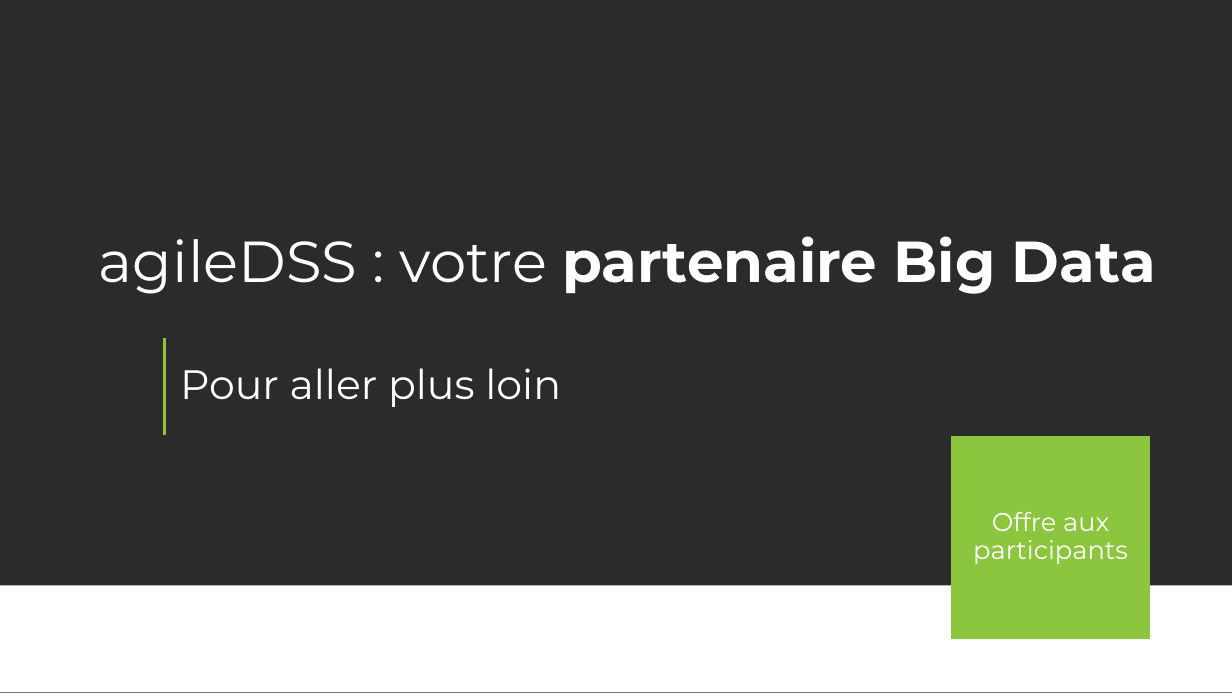
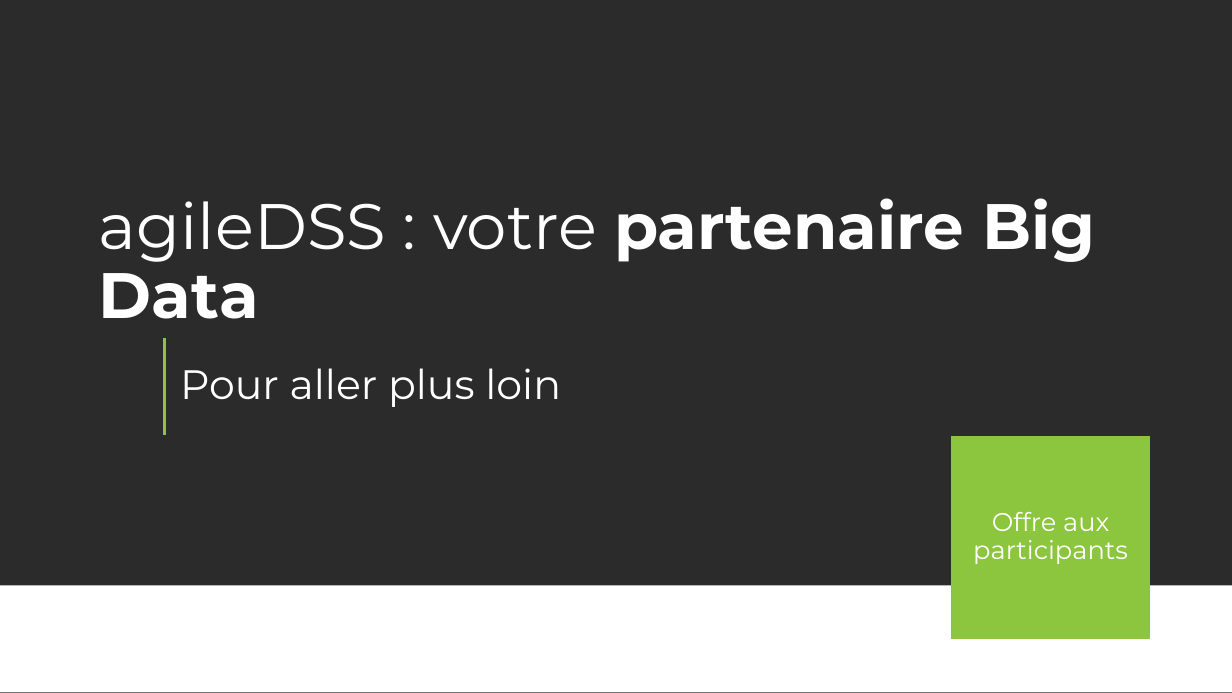
Before and after one commit to AmaelLaurier/HDInsightSpark, a slide deck: slide 26 of Présentation.pptx (slide 24 before the commit). Drawn at 1232x693 pixels with LibreOffice and Linux fonts; fonts in the diff are those of the drawing; background and template pictures are left out; a plain dark background stands for a picture behind light text. Boxes give left, top, right and bottom in pixels: in the first picture for what was removed or moved away, otherwise in the second. Text is boxed around its words. In the diff, an @@ line names an element or a change of style, - is before the commit and + after.

```diff
--- a/Présentation.pptx
+++ b/Présentation.pptx
@@ title "agileDSS : votre partenaire Big ..." at [99, 198, 1095, 319]: size 45 to 50 pt @@
```
Also in this commit, not shown: 5 other slides changed, 2 slides added.
